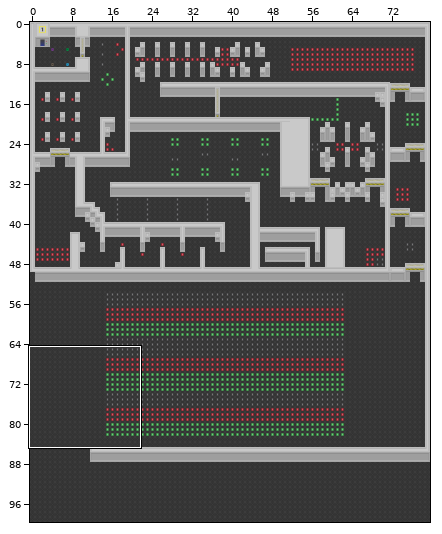
An edit to a level. Tiled map, core/assets/maps/level-1.tmx. The first picture is a wide view before the edit; the outline marks the close-up.
Close-up. Old version:
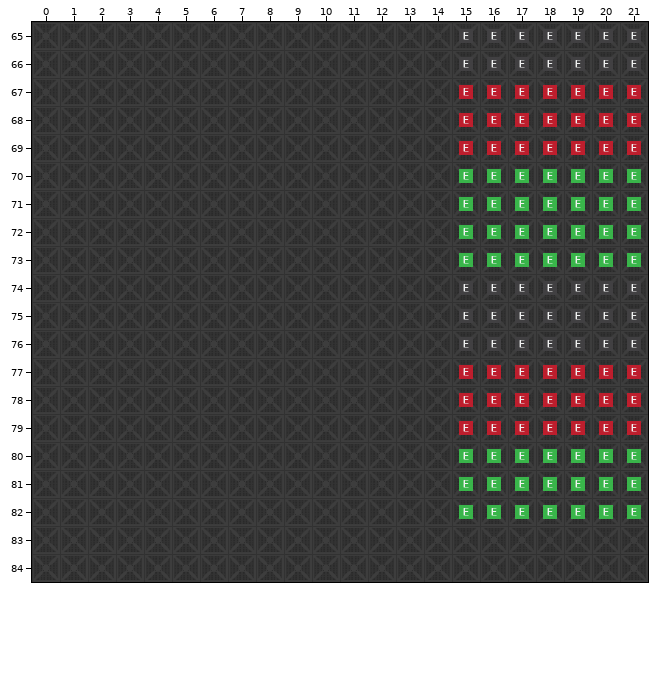
Cells are 32x32 px. Shown: x 0..21, y 65..84. The commit also changed other parts of the map, which this record leaves out.
After the commit:
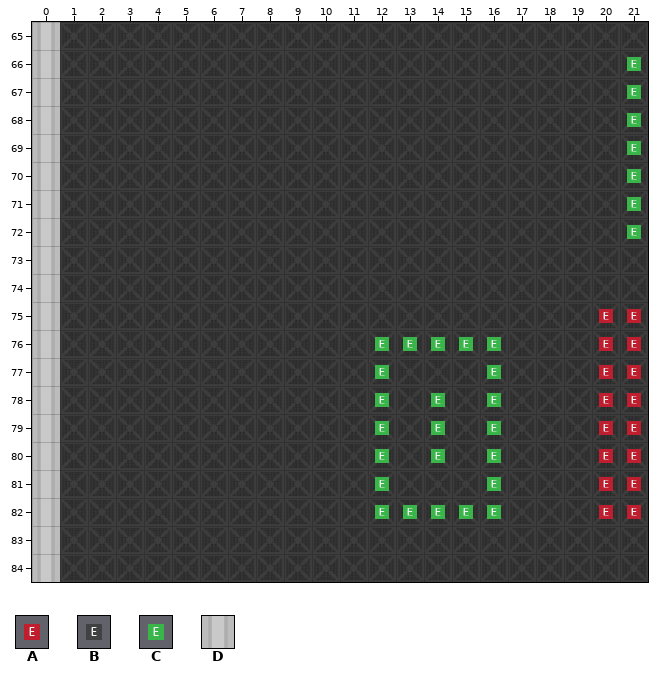
Key: from "meta": A 4, B 5, C 6; from "terrain": D 148.
_ is an empty cell.
Changes in this commit:
{"where": "layer \"Walls\""}
{"y":65,"x":0,"old":"_","new":"D"}
{"y":66,"x":0,"old":"_","new":"D"}
{"y":67,"x":0,"old":"_","new":"D"}
{"y":68,"x":0,"old":"_","new":"D"}
{"y":69,"x":0,"old":"_","new":"D"}
{"y":70,"x":0,"old":"_","new":"D"}
{"y":71,"x":0,"old":"_","new":"D"}
{"y":72,"x":0,"old":"_","new":"D"}
{"y":73,"x":0,"old":"_","new":"D"}
{"y":74,"x":0,"old":"_","new":"D"}
{"y":75,"x":0,"old":"_","new":"D"}
{"y":76,"x":0,"old":"_","new":"D"}
{"y":77,"x":0,"old":"_","new":"D"}
{"y":78,"x":0,"old":"_","new":"D"}
{"y":79,"x":0,"old":"_","new":"D"}
{"y":80,"x":0,"old":"_","new":"D"}
{"y":81,"x":0,"old":"_","new":"D"}
{"y":82,"x":0,"old":"_","new":"D"}
{"y":83,"x":0,"old":"_","new":"D"}
{"y":84,"x":0,"old":"_","new":"D"}
{"where": "layer \"Meta\""}
{"y":65,"x":15,"old":"BBBBBBB","new":"_______"}
{"y":66,"x":15,"old":"BBBBBBB","new":"______C"}
{"y":67,"x":15,"old":"AAAAAAA","new":"______C"}
{"y":68,"x":15,"old":"AAAAAAA","new":"______C"}
{"y":69,"x":15,"old":"AAAAAAA","new":"______C"}
{"y":70,"x":15,"old":"CCCCCC","new":"______"}
{"y":71,"x":15,"old":"CCCCCC","new":"______"}
{"y":72,"x":15,"old":"CCCCCC","new":"______"}
{"y":73,"x":15,"old":"CCCCCCC","new":"_______"}
{"y":74,"x":15,"old":"BBBBBBB","new":"_______"}
{"y":75,"x":15,"old":"BBBBBBB","new":"_____AA"}
{"y":76,"x":12,"old":"___BBBBBBB","new":"CCCCC___AA"}
{"y":77,"x":12,"old":"_","new":"C"}
{"y":77,"x":15,"old":"AAAAA","new":"_C___"}
{"y":78,"x":12,"old":"_","new":"C"}
{"y":78,"x":14,"old":"_AAAAA","new":"C_C___"}
{"y":79,"x":12,"old":"_","new":"C"}
{"y":79,"x":14,"old":"_AAAAA","new":"C_C___"}
{"y":80,"x":12,"old":"_","new":"C"}
{"y":80,"x":14,"old":"_C","new":"C_"}
{"y":80,"x":17,"old":"CCCCC","new":"___AA"}
{"y":81,"x":12,"old":"_","new":"C"}
{"y":81,"x":15,"old":"C","new":"_"}
{"y":81,"x":17,"old":"CCCCC","new":"___AA"}
{"y":82,"x":12,"old":"___","new":"CCC"}
{"y":82,"x":17,"old":"CCCCC","new":"___AA"}
{"label":"added","picture_box":[32,22,60,582]}
{"label":"changed","picture_box":[375,29,641,519]}
